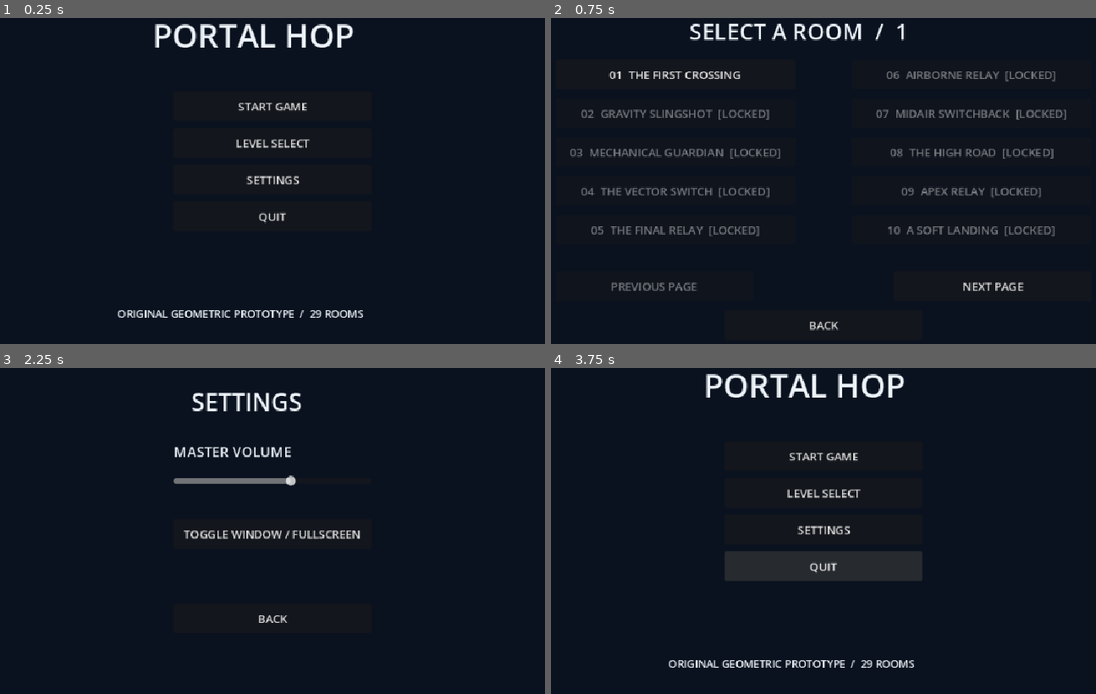
Above: before the commit, frames 1-4 (two rows, left to right).
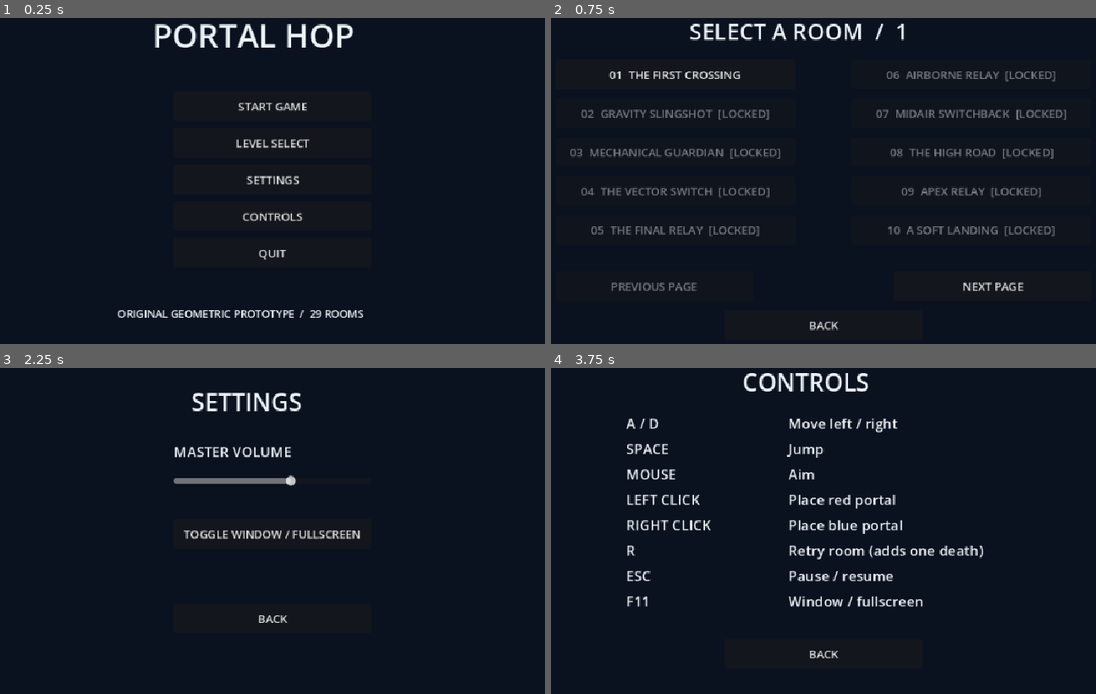
Above: after the commit, the same moments.

Repository: ackinick3/portal-hop
Game: Godot game, scene res://scenes/main.tscn
Same seed, same stepped clock (60 frames per second), same inputs: the game is played once before the commit and once after it.
Inputs (mouse positions are in pixels of both pictures, inside the frame that each line leads up to):
- Up to frame 1 (0.25 s): no input
- Up to frame 2 (0.75 s): click "LEVEL SELECT" at 0.5 s
- Up to frame 3 (2.25 s): click "BACK" at 1.25 s; click "SETTINGS" at 2 s
- Up to frame 4 (3.75 s): click "BACK" at 2.75 s; click (823, 566) at 3.5 s, where only the run after the commit has a clickable "CONTROLS"

The runs differ from the first frame. In frame 1, 0.3% of the frame differs, in the area x 44-56%, y 59-75%; in frame 2, nothing differs; in frame 3, nothing differs; in frame 4, 9.0%, in the area x 13-80%, y 1-92%.

Commit message:
feat: add main menu controls reference

Diff:
--- a/scenes/main.gd
+++ b/scenes/main.gd
@@ -100,7 +100,8 @@
 	button("START GAME",Vector2(340,170),func(): start_level(0))
 	button("LEVEL SELECT",Vector2(340,222),level_select)
 	button("SETTINGS",Vector2(340,274),settings)
-	button("QUIT",Vector2(340,326),quit_game)
+	button("CONTROLS",Vector2(340,326),controls)
+	button("QUIT",Vector2(340,378),quit_game)
 	label_at("ORIGINAL GEOMETRIC PROTOTYPE  /  %d ROOMS" % Maps.LEVEL_COUNT,Vector2(260,474),15)
 	queue_redraw()
 
@@ -138,6 +139,27 @@
 	panel.add_child(slider)
 	button("TOGGLE WINDOW / FULLSCREEN",Vector2(340,280),toggle_fullscreen)
 	button("BACK",Vector2(340,400),menu)
+
+func controls() -> void:
+	state = "controls"
+	get_tree().paused = true
+	clear_panel()
+	backdrop()
+	label_at("CONTROLS",Vector2(365,62),34)
+	var rows := [
+		["A / D", "Move left / right"],
+		["SPACE", "Jump"],
+		["MOUSE", "Aim"],
+		["LEFT CLICK", "Place red portal"],
+		["RIGHT CLICK", "Place blue portal"],
+		["R", "Retry room (adds one death)"],
+		["ESC", "Pause / resume"],
+		["F11", "Window / fullscreen"],
+	]
+	for i in rows.size():
+		label_at(rows[i][0],Vector2(200,130+i*36),20)
+		label_at(rows[i][1],Vector2(430,130+i*36),20)
+	button("BACK",Vector2(340,450),menu)
 
 func toggle_fullscreen() -> void:
 	var full := DisplayServer.window_get_mode() == DisplayServer.WINDOW_MODE_FULLSCREEN
--- /dev/null
+++ b/tests/controls.gd
@@ -0,0 +1,49 @@
+extends SceneTree
+var failures := 0
+func _initialize() -> void: call_deferred("run")
+func check(ok: bool, message: String) -> void:
+	print("PASS: " if ok else "FAIL: ", message)
+	if not ok: failures += 1
+func find_button(game, text: String) -> Button:
+	for child in game.panel.get_children():
+		if child is Button and child.text == text: return child
+	return null
+func capture(file: String) -> void:
+	if OS.get_cmdline_user_args().has("--capture"):
+		await process_frame
+		await RenderingServer.frame_post_draw
+		get_root().get_texture().get_image().save_png(file)
+func run() -> void:
+	var game = load("res://scenes/main.tscn").instantiate()
+	game.persistence_enabled = false
+	root.add_child(game)
+	var entry := find_button(game,"CONTROLS")
+	check(entry != null,"Main menu exposes controls")
+	if entry != null:
+		await capture("res://docs/controls-menu.png")
+		entry.pressed.emit()
+		check(game.state == "controls" and paused,"Controls opens while gameplay stays paused")
+		var labels: Array[String] = []
+		for child in game.panel.get_children():
+			if child is Label:
+				labels.append(child.text)
+				check(child.position.x + child.size.x <= 960 and child.position.y + child.size.y <= 540,"Help text fits viewport: " + child.text)
+		for key in ["A / D","SPACE","MOUSE","LEFT CLICK","RIGHT CLICK","R","ESC","F11"]:
+			check(labels.has(key),"Documents " + key)
+		await capture("res://docs/controls-help.png")
+		find_button(game,"BACK").pressed.emit()
+		check(game.state == "menu" and find_button(game,"CONTROLS") != null,"Back restores main menu")
+		game.start_level(0)
+		game.pause_menu()
+		game.menu()
+		find_button(game,"CONTROLS").pressed.emit()
+		var retry := InputEventKey.new()
+		retry.physical_keycode = KEY_R
+		retry.pressed = true
+		game._unhandled_input(retry)
+		check(game.deaths == 0 and paused,"Help opened after gameplay blocks retry input")
+	await game.drain_audio()
+	game.queue_free()
+	await process_frame
+	print("CONTROLS_FAILURES=",failures)
+	quit(0 if failures == 0 else 1)
Not shown, changed: docs/build-manifest.txt
Binary file added: docs/controls-help.png
Binary file added: docs/controls-menu.png
Not shown, added: tests/controls.gd.uid
Not shown, changed: PROJECT_STATE.md
Not shown, changed: README.md
Not shown, added: docs/controls-curation.log
Not shown, added: docs/controls-exe-start.log
Not shown, added: docs/controls-export.log
Not shown, added: docs/controls-pack-test.log
Not shown, added: docs/controls-test.log
Not shown, changed: docs/进度.md
(and 1 more such lines)
